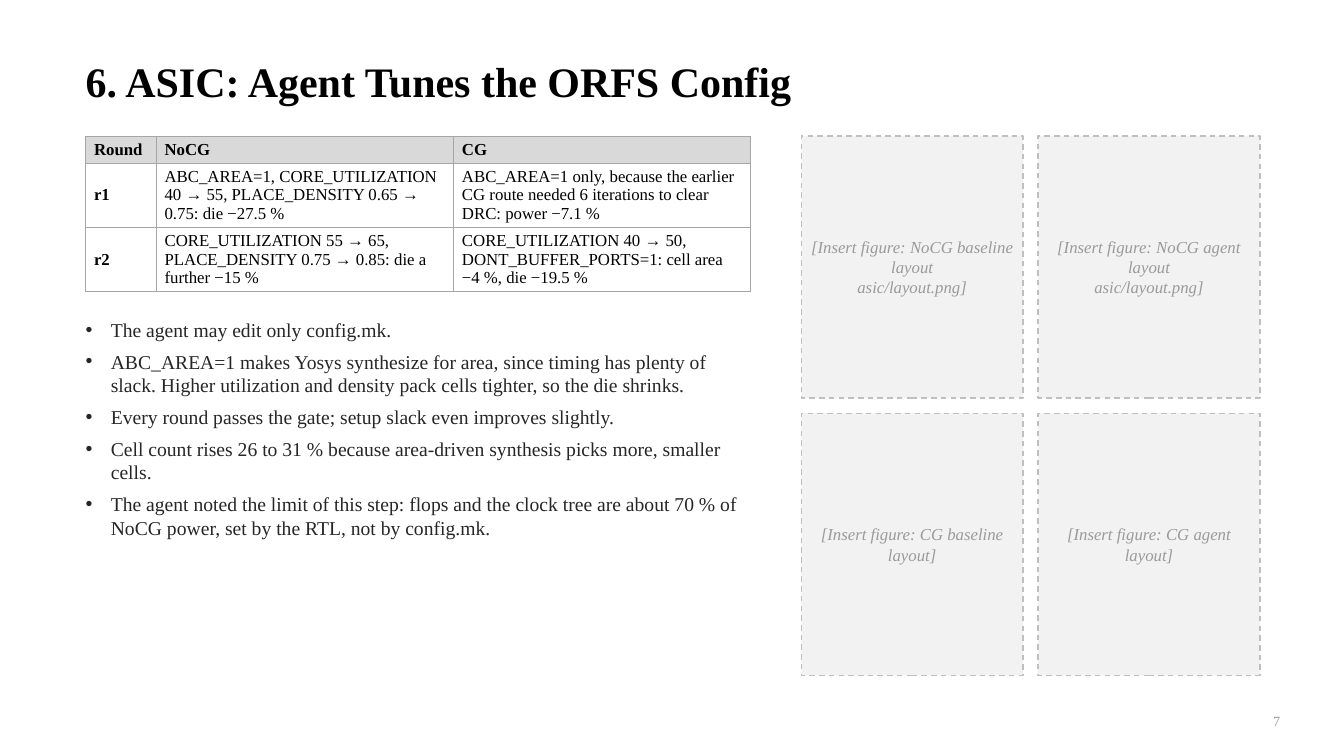
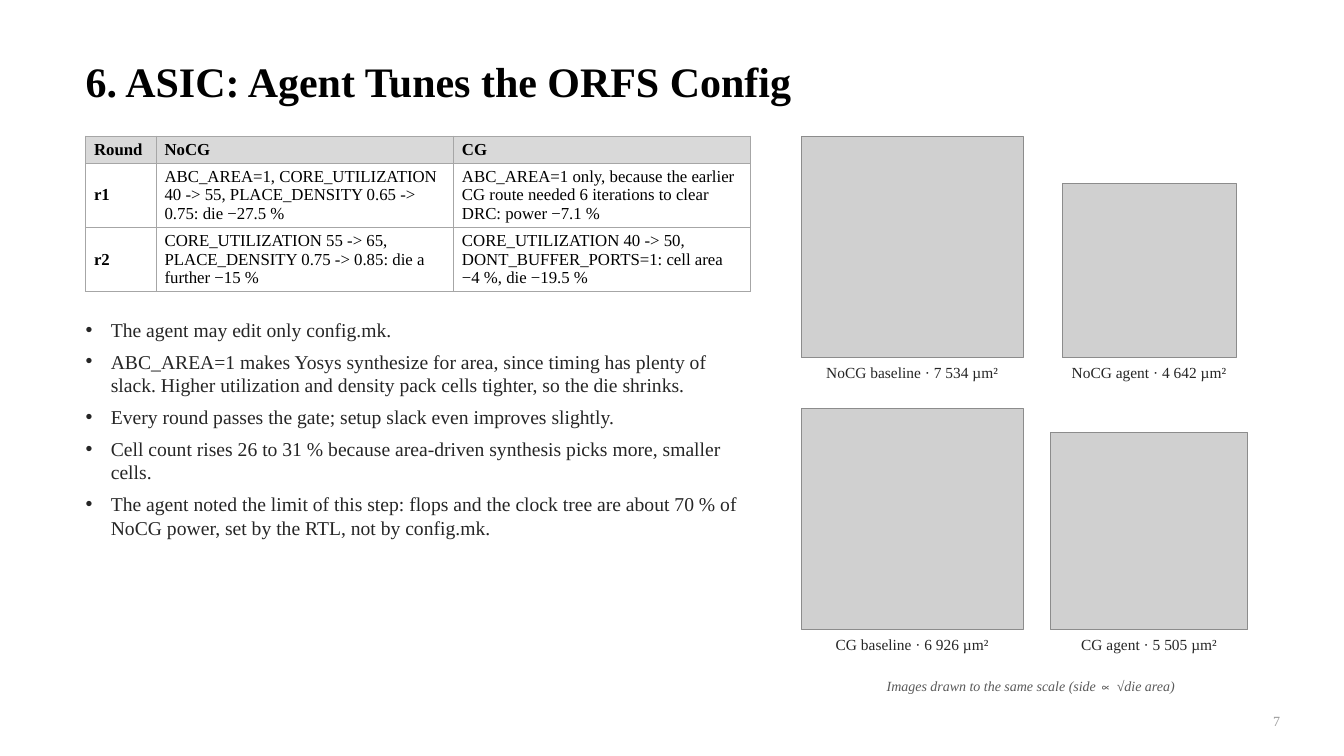
Before and after one commit to chipchip-tech/CHIA-workflow, a slide deck: slide 7 of projects/demo-alu/report/ProgressReport_22-11.pptx. Drawn at 1344x756 pixels with LibreOffice and Linux fonts; fonts in the diff are those of the drawing; grey boxes stand for pictures. Boxes give left, top, right and bottom in pixels: in the first picture for what was removed or moved away, otherwise in the second. Text is boxed around its words. In the diff, an @@ line names an element or a change of style, - is before the commit and + after.

```diff
--- a/projects/demo-alu/report/ProgressReport_22-11.pptx
+++ b/projects/demo-alu/report/ProgressReport_22-11.pptx
@@ table at (86,136,751,287) @@
-row 2, column 2: ABC_AREA=1, CORE_UTILIZATION 40 → 55, PLACE_DENSITY 0.65 → 0.75: die −27.5 %
+row 2, column 2: ABC_AREA=1, CORE_UTILIZATION 40 -> 55, PLACE_DENSITY 0.65 -> 0.75: die −27.5 %
-row 3, column 2: CORE_UTILIZATION 55 → 65, PLACE_DENSITY 0.75 → 0.85: die a further −15 %
+row 3, column 2: CORE_UTILIZATION 55 -> 65, PLACE_DENSITY 0.75 -> 0.85: die a further −15 %
-row 3, column 3: CORE_UTILIZATION 40 → 50, DONT_BUFFER_PORTS=1: cell area −4 %, die −19.5 %
+row 3, column 3: CORE_UTILIZATION 40 -> 50, DONT_BUFFER_PORTS=1: cell area −4 %, die −19.5 %
@@ rectangle removed at (802,136,1023,398) @@
-[Insert figure: NoCG baseline layout
-asic/layout.png]
@@ picture added at (802,136,1023,358) @@
@@ rectangle removed at (1038,136,1260,398) @@
-[Insert figure: NoCG agent layout
-asic/layout.png]
@@ picture added at (1063,184,1237,358) @@
@@ text added at (826,367,997,382), 11 pt, text #262626 @@
+NoCG baseline · 7 534 µm²
@@ text added at (1072,368,1227,382), 11 pt, text #262626 @@
+NoCG agent · 4 642 µm²
@@ rectangle removed at (802,413,1023,676) @@
-[Insert figure: CG baseline layout]
@@ picture added at (802,408,1023,630) @@
@@ rectangle removed at (1038,413,1260,676) @@
-[Insert figure: CG agent layout]
@@ picture added at (1051,433,1248,630) @@
@@ text added at (836,639,988,654), 11 pt, text #262626 @@
+CG baseline · 6 926 µm²
@@ text added at (1081,639,1217,654), 11 pt, text #262626 @@
+CG agent · 5 505 µm²
@@ text added at (887,680,1175,694), 10 pt, text #5A5A5A, italic @@
+Images drawn to the same scale (side ∝ √die area)
```
Also in this commit, not shown: 7 other slides changed, 5 other files.
